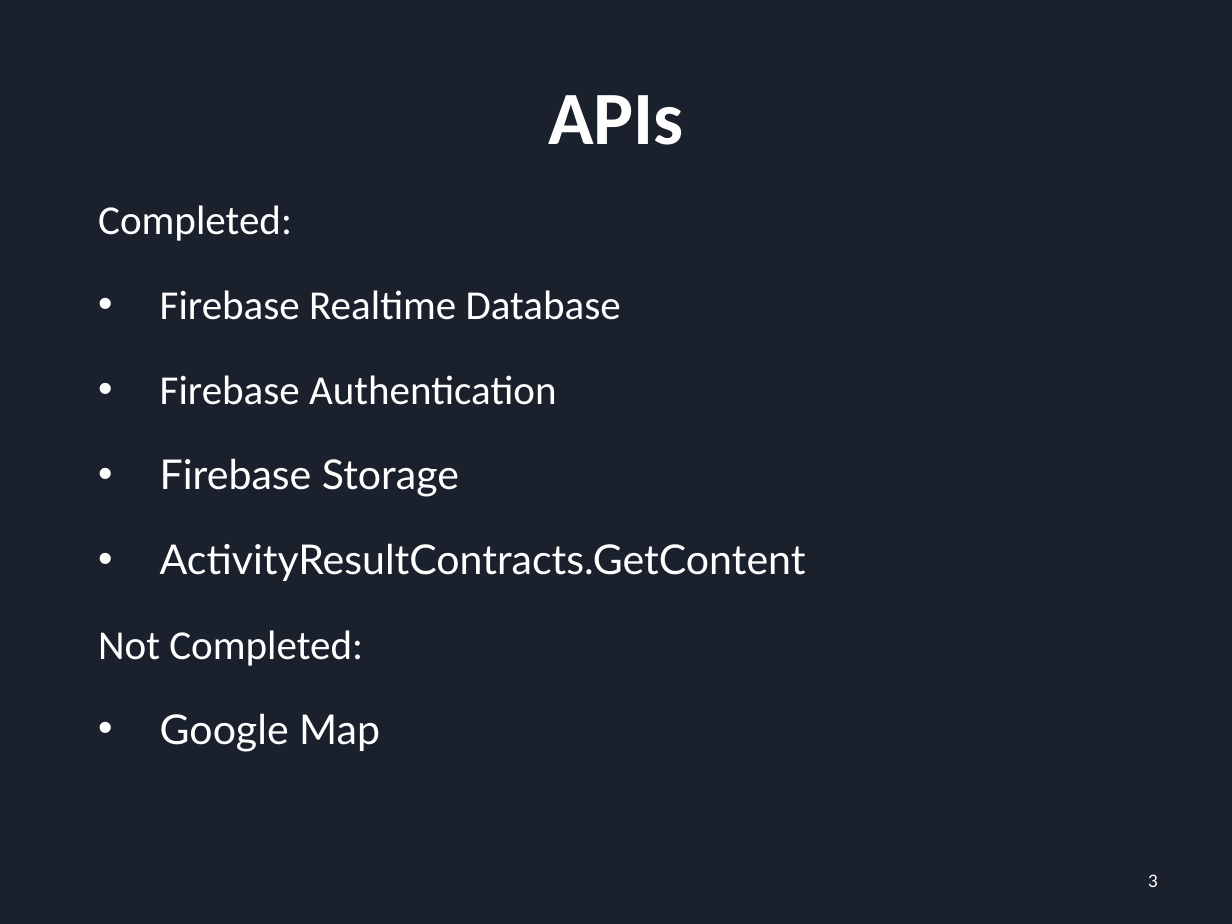
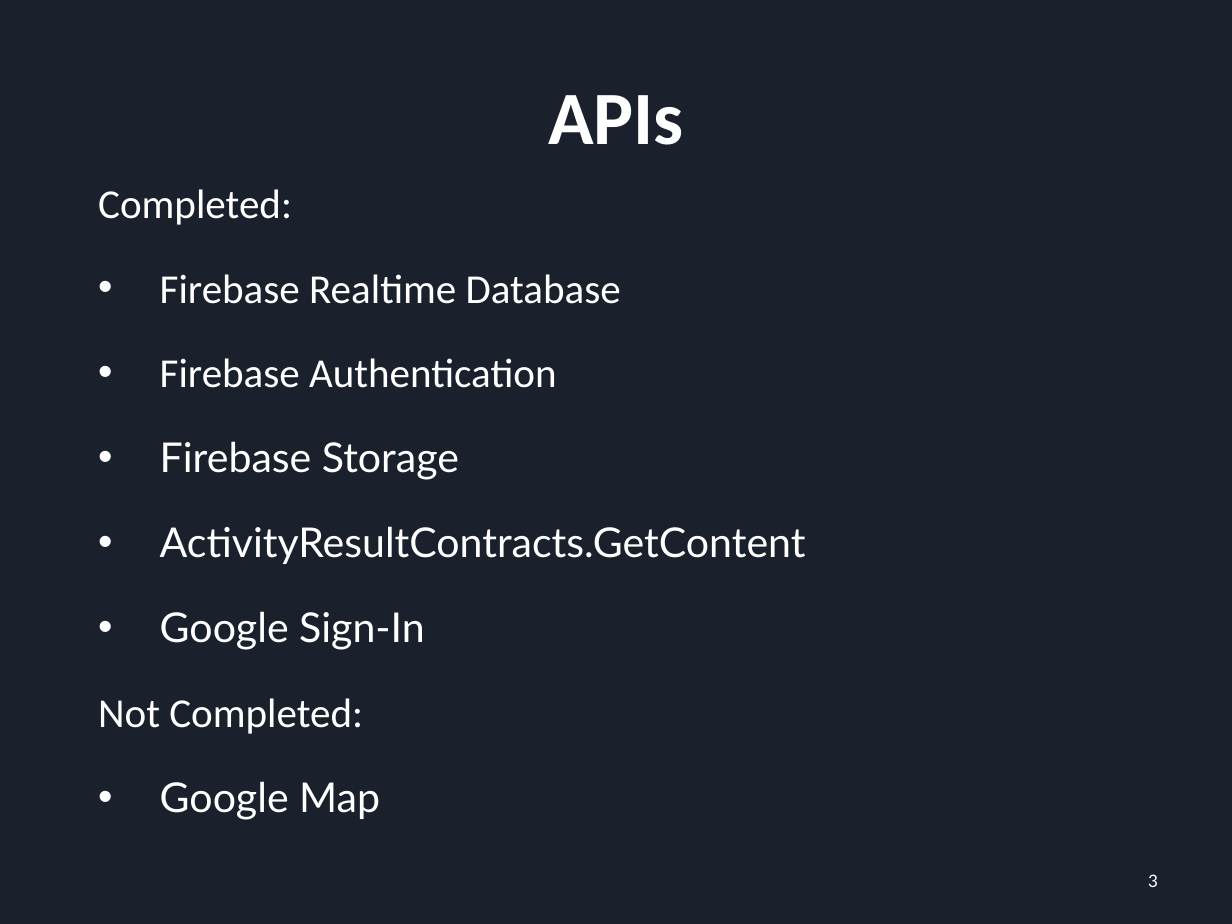
Before and after one commit to YuchenCao1/Jialong-Yuchen-Zihan-Team-BU-Event-Planer, a slide deck: slide 3 of Sprint_2_PRE .pptx. Drawn at 1232x924 pixels with LibreOffice and Linux fonts; fonts in the diff are those of the drawing. Boxes give left, top, right and bottom in pixels: in the first picture for what was removed or moved away, otherwise in the second. Text is boxed around its words. In the diff, an @@ line names an element or a change of style, - is before the commit and + after.

```diff
--- a/Sprint_2_PRE .pptx
+++ b/Sprint_2_PRE .pptx
@@ text "Completed:": place and size @@
-text "Completed:" at (98,205,806,752)
+text "Completed:" at (98,189,806,820)
@@ text at (160,611,425,650): paragraph added @@
+• Google Sign-In
```
